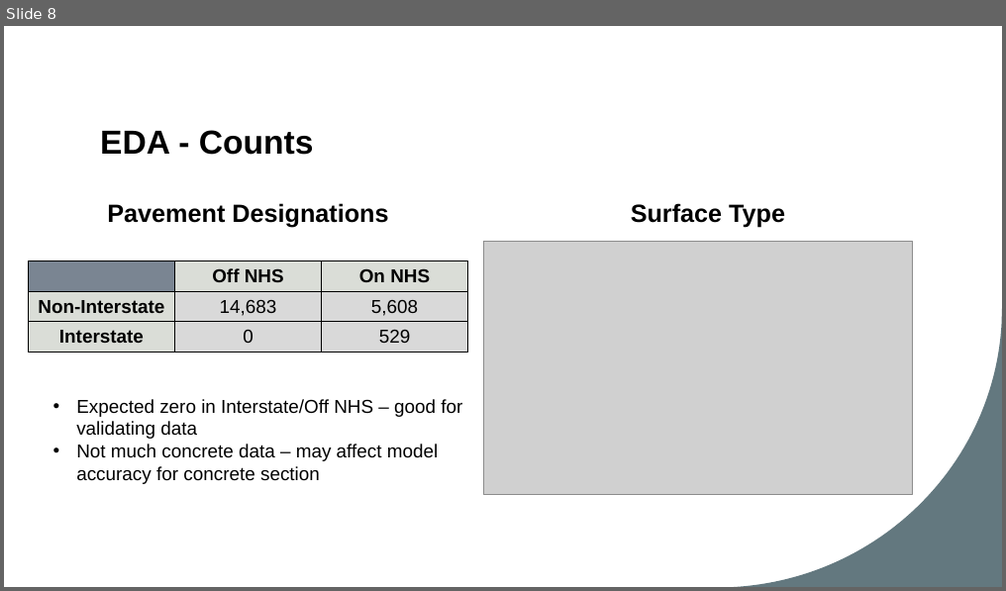
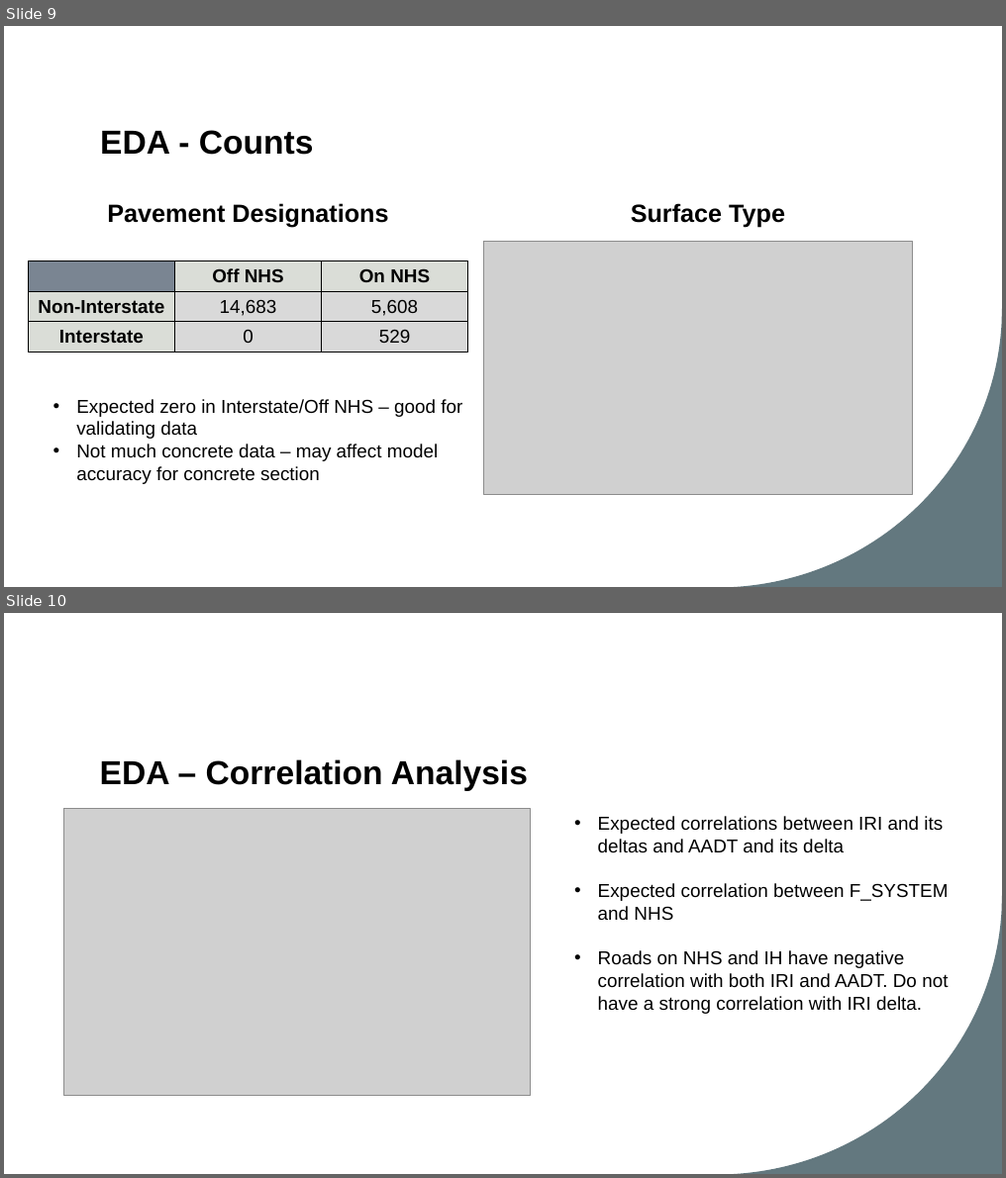
Before and after one commit to ConnorBruce/UMBC-DATA606-Capstone, a slide deck: docs/DS_Capstone_Final_Presentation_Connor_Bruce.pptx. Shown one above the other, each under a label of ours: slide 8 before the commit, slides 9 and 10 after it. The pictures are 1006x591 and 1006x1178 pixels, drawn with LibreOffice and Linux fonts; fonts in the diff are those of the drawing; grey boxes stand for pictures. Boxes give left, top, right and bottom in pixels: in the first picture for what was removed or moved away, otherwise in the second. Text is boxed around its words. In the diff, an @@ line names an element or a change of style, - is before the commit and + after.

```diff
--- a/docs/DS_Capstone_Final_Presentation_Connor_Bruce.pptx
+++ b/docs/DS_Capstone_Final_Presentation_Connor_Bruce.pptx
@@ slide 10 added at (4, 613, 1002, 1174), background #FFFFFF; not listed: 1 template element that a slide beside it also shows @@
@@ title added at (100, 760, 528, 791), 32 pt, text #000000, bold @@
+EDA – Correlation Analysis
@@ picture added at (63, 808, 531, 1096) @@
@@ text added at (598, 816, 948, 1014), 18 pt, text #000000 @@
+• Expected correlations between IRI and its deltas and AADT and its delta
+• Expected correlation between F_SYSTEM and NHS
+• Roads on NHS and IH have negative correlation with both IRI and AADT. Do not have a strong correlation with IRI delta.
@@ what was slide 8 is now slide 9 @@
```
Also in this commit, not shown: 2 slides changed, 11 other slides added, 5 other files.
